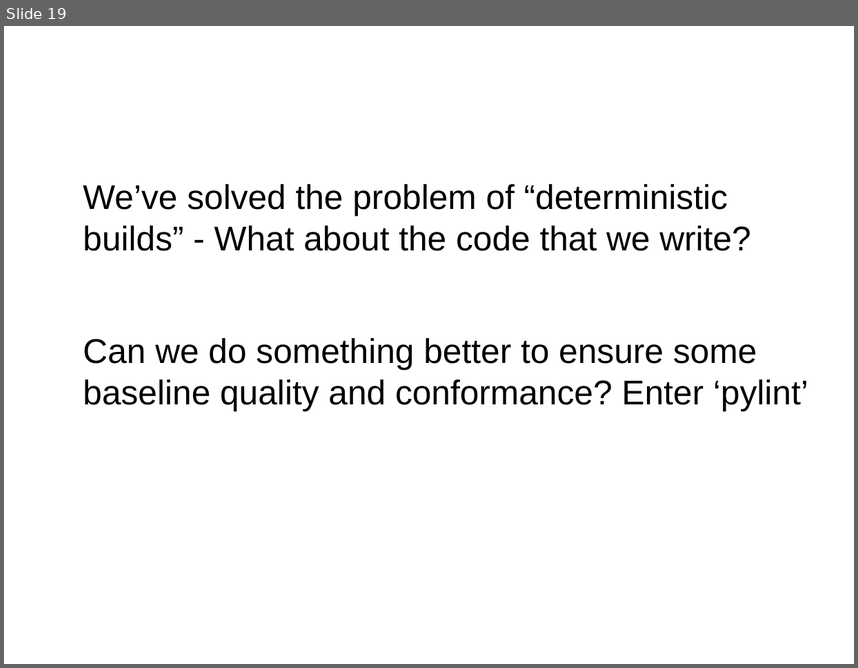
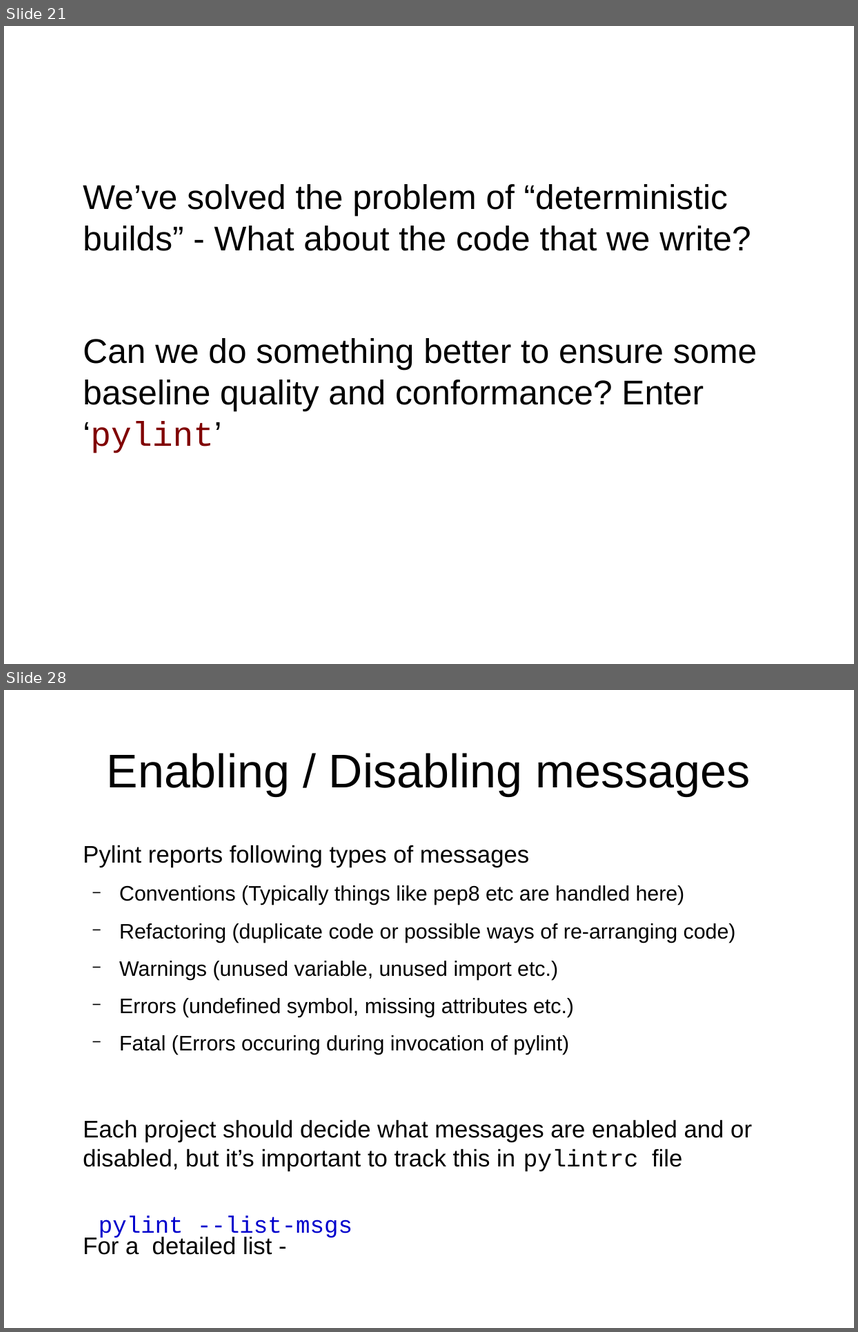
Before and after one commit to gabhijit/Pycon-2018, a slide deck: presentation.odp. Shown one above the other, each under a label of ours: slide 19 before the commit, slides 21 and 28 after it; the slides between them are not shown. The pictures are 858x668 and 858x1332 pixels, drawn with LibreOffice and Linux fonts; fonts in the diff are those of the drawing. Boxes give left, top, right and bottom in pixels: in the first picture for what was removed or moved away, otherwise in the second. Text is boxed around its words. In the diff, an @@ line names an element or a change of style, - is before the commit and + after.

```diff
--- a/presentation.odp
+++ b/presentation.odp
@@ slide 28 added at bbox=[4, 690, 854, 1328], background #FFFFFF @@
@@ title added at bbox=[107, 753, 751, 796], 44 pt, text #000000 @@
+Enabling / Disabling messages
@@ text added at bbox=[83, 845, 752, 1172], 19.6 pt, text #000000 @@
+Pylint reports following types of messages
+  − Conventions (Typically things like pep8 etc are handled here)
+  − Refactoring (duplicate code or possible ways of re-arranging code)
+  − Warnings (unused variable, unused import etc.)
+  − Errors (undefined symbol, missing attributes etc.)
+  − Fatal (Errors occuring during invocation of pylint)
+Each project should decide what messages are enabled and or disabled, but it’s important to track this in pylintrc file
+For a detailed list -
@@ text added at bbox=[99, 1215, 352, 1239], 22 pt, text #0000CC @@
+pylint --list-msgs
@@ what was slide 19 is now slide 21 @@
@@ slide 21 changed as well @@
@@ text at bbox=[83, 338, 757, 452]: font Arial to Courier New, text colour #000000 to #800000 in "‘pylint’" @@
```
Also in this commit, not shown: 11 other slides changed, 17 other slides added, 2 slides removed.
